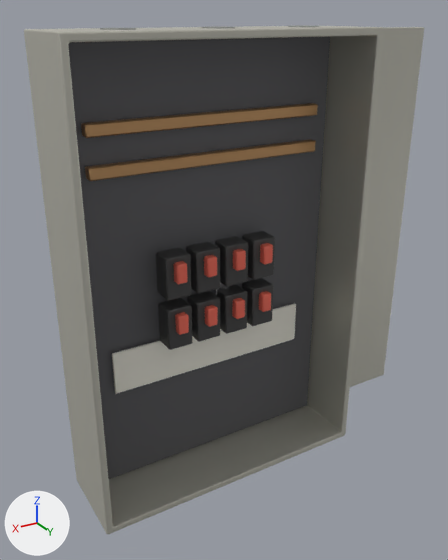
An edit to the glTF model public/assets/models/breaker_panel.glb, drawn before and after from the same camera.
Camera for both pictures: a camera (50 mm lens) standing at (0.573, 1.072, 0.473) and looking at (-0.036, 0.057, -0.035). Arrows for +X, +Y and +Z are at lower left; the lights stay in place. The picture after the commit comes second. Where no turn or scale is listed for an object, it has been applied to the vertices. Vertices at exactly the same position are counted once.

In view in the first picture: 'Backplate', 'Busbars', 'DoorLeaf', 'Enclosure', 'Knockouts', 'LabelPlate', '_handle2', 'switch_0', 'switch_1', 'switch_2', 'switch_3', 'switch_4', 'switch_5', 'switch_6', 'switch_7'.
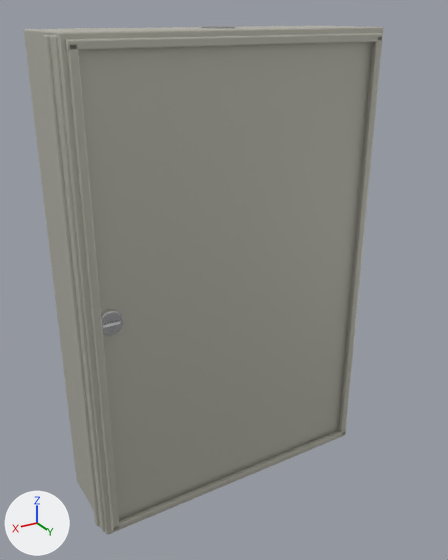
Location of each change, [x1, y1, x2, y2] in pixels of the pictures (448 x 560 px):
'DoorLeaf', moved
    before: [350, 27, 424, 387]
    after: [43, 35, 373, 532]
'FrontLip', added
    after: [65, 33, 383, 532]
'_latchDisc', added
    after: [101, 309, 124, 336]
'Knockouts', moved (mostly hidden afterwards)
    before: [100, 25, 319, 30]
    after: [202, 26, 235, 29]
'_handle2', deleted (mostly hidden)
    before: [210, 241, 229, 295]
part 1 of me_swbase1mesh, rebuilt (not visible afterwards)
    before: [233, 249, 246, 271]
part 2 of me_swbase1mesh, deleted
    before: [215, 236, 248, 287]
part 3 of me_swbase4mesh, rebuilt (not visible afterwards)
    before: [259, 291, 271, 312]
part 4 of me_swbase4mesh, deleted
    before: [242, 278, 273, 326]
part 5 of me_swbase5mesh, rebuilt (not visible afterwards)
    before: [232, 298, 245, 319]
part 6 of me_swbase5mesh, deleted
    before: [216, 285, 247, 334]
part 7 of me_swbase6mesh, rebuilt (not visible afterwards)
    before: [205, 305, 218, 327]
part 8 of me_swbase6mesh, deleted
    before: [187, 291, 220, 342]
part 9 of me_swbase7mesh, rebuilt (not visible afterwards)
    before: [175, 312, 189, 335]
part 10 of me_swbase7mesh, deleted
    before: [158, 298, 192, 350]
'Backplate', unchanged, covered by the edit
    before: [68, 37, 330, 479]
'Enclosure', unchanged, covered by the edit
    both: [24, 26, 383, 534]
'Busbars', unchanged, covered by the edit
    before: [81, 103, 318, 181]
'LabelPlate', unchanged, covered by the edit
    before: [112, 303, 296, 394]

What changed in the scene script:
```text
Change me_swbase1mesh:
    remove me_swbase1mesh.from_pydata(...)  # 48 vertices, 88 faces; spans x -0.026..0.026, y -0.045..0.015, z -0.034..0.051
    remove me_swbase1mesh.materials.append(mat_mat_switch_plastic)  # dark grey #3f3f3f
    add me_swbase1mesh.from_pydata(...)  # 24 vertices, 44 faces; spans x -0.0109..0.0109, y -0.003..0.015, z 0.0017..0.0408
    me_swbase1mesh part 1: the loose piece of 24 vertices spanning x -0.0109..0.0109, y -0.003..0.015, z 0.0017..0.0408 is rebuilt with 24 vertices and now spans x -0.0109..0.0109, y -0.003..0.015, z 0.0017..0.0408
    me_swbase1mesh part 2: 24 vertices removed from x -0.026..0.026, y -0.045..0.0, z -0.034..0.051
Change me_swbase4mesh:
    remove me_swbase4mesh.from_pydata(...)  # 48 vertices, 88 faces; spans x -0.026..0.026, y -0.045..0.015, z -0.034..0.051
    remove me_swbase4mesh.materials.append(mat_mat_switch_plastic)  # dark grey #3f3f3f
    add me_swbase4mesh.from_pydata(...)  # 24 vertices, 44 faces; spans x -0.0109..0.0109, y -0.003..0.015, z 0.0017..0.0408
    me_swbase4mesh part 3: the loose piece of 24 vertices spanning x -0.0109..0.0109, y -0.003..0.015, z 0.0017..0.0408 is rebuilt with 24 vertices and now spans x -0.0109..0.0109, y -0.003..0.015, z 0.0017..0.0408
    me_swbase4mesh part 4: 24 vertices removed from x -0.026..0.026, y -0.045..0.0, z -0.034..0.051
Change me_swbase5mesh:
    remove me_swbase5mesh.from_pydata(...)  # 48 vertices, 88 faces; spans x -0.026..0.026, y -0.045..0.015, z -0.034..0.051
    remove me_swbase5mesh.materials.append(mat_mat_switch_plastic)  # dark grey #3f3f3f
    add me_swbase5mesh.from_pydata(...)  # 24 vertices, 44 faces; spans x -0.0109..0.0109, y -0.003..0.015, z 0.0017..0.0408
    me_swbase5mesh part 5: the loose piece of 24 vertices spanning x -0.0109..0.0109, y -0.003..0.015, z 0.0017..0.0408 is rebuilt with 24 vertices and now spans x -0.0109..0.0109, y -0.003..0.015, z 0.0017..0.0408
    me_swbase5mesh part 6: 24 vertices removed from x -0.026..0.026, y -0.045..0.0, z -0.034..0.051
Change me_swbase6mesh:
    remove me_swbase6mesh.from_pydata(...)  # 48 vertices, 88 faces; spans x -0.026..0.026, y -0.045..0.015, z -0.034..0.051
    remove me_swbase6mesh.materials.append(mat_mat_switch_plastic)  # dark grey #3f3f3f
    add me_swbase6mesh.from_pydata(...)  # 24 vertices, 44 faces; spans x -0.0109..0.0109, y -0.003..0.015, z 0.0017..0.0408
    me_swbase6mesh part 7: the loose piece of 24 vertices spanning x -0.0109..0.0109, y -0.003..0.015, z 0.0017..0.0408 is rebuilt with 24 vertices and now spans x -0.0109..0.0109, y -0.003..0.015, z 0.0017..0.0408
    me_swbase6mesh part 8: 24 vertices removed from x -0.026..0.026, y -0.045..0.0, z -0.034..0.051
Change me_swbase7mesh:
    remove me_swbase7mesh.from_pydata(...)  # 48 vertices, 88 faces; spans x -0.026..0.026, y -0.045..0.015, z -0.034..0.051
    remove me_swbase7mesh.materials.append(mat_mat_switch_plastic)  # dark grey #3f3f3f
    add me_swbase7mesh.from_pydata(...)  # 24 vertices, 44 faces; spans x -0.0109..0.0109, y -0.003..0.015, z 0.0017..0.0408
    me_swbase7mesh part 9: the loose piece of 24 vertices spanning x -0.0109..0.0109, y -0.003..0.015, z 0.0017..0.0408 is rebuilt with 24 vertices and now spans x -0.0109..0.0109, y -0.003..0.015, z 0.0017..0.0408
    me_swbase7mesh part 10: 24 vertices removed from x -0.026..0.026, y -0.045..0.0, z -0.034..0.051
Change ob_knockouts:
    ob_knockouts.location: (-0.18, 0.099, 0.443) -> (-0.18, 0.099, 0.441)
Remove ob_handle2:
    ob_handle2 = bpy.data.objects.new('_handle2', me_handle2mesh)
Change ob_doorleaf:
    ob_doorleaf.location: (-0.27, 0.024, 0.0) -> (0.01, 0.164, 0.0)
Add ob_latchdisc:
    ob_latchdisc = bpy.data.objects.new('_latchDisc', me_latchdiscmesh)  # 110 vertices, 216 faces; spans x -0.022..0.022, y -0.007..0.007, z -0.022..0.022; in mat_mat_chrome_latch (light grey #dadadd)
    ob_latchdisc.location = (0.26, 0.181, 0.0)
Add ob_frontlip:
    ob_frontlip = bpy.data.objects.new('FrontLip', me_lipmesh)  # 224 vertices, 432 faces; spans x -0.291..0.291, y -0.005..0.005, z -0.873..0.007; in mat_mat_steel_painted_panel (light grey #c8c7bc)
    ob_frontlip.location = (0.0, 0.184, 0.433)
```
